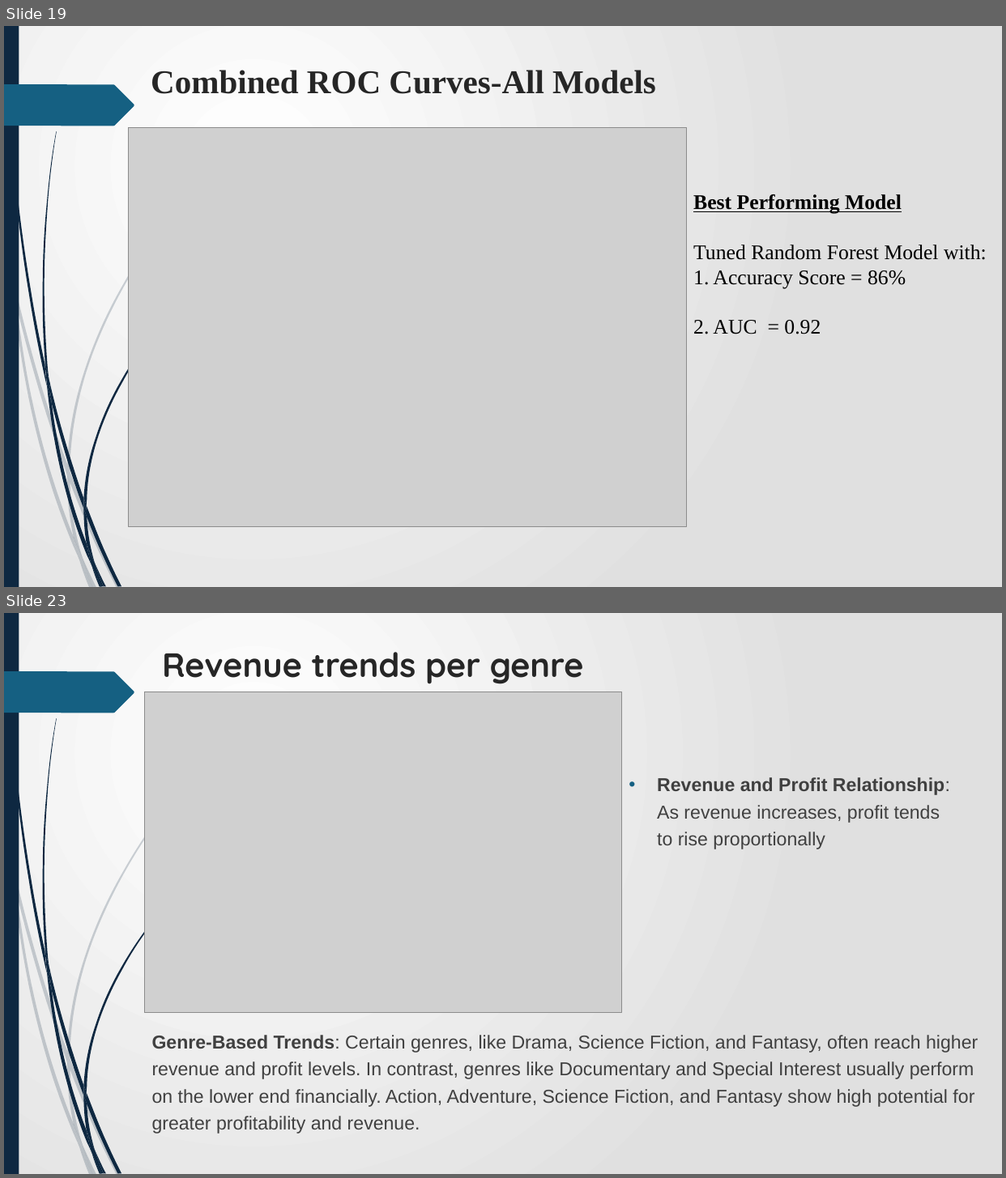
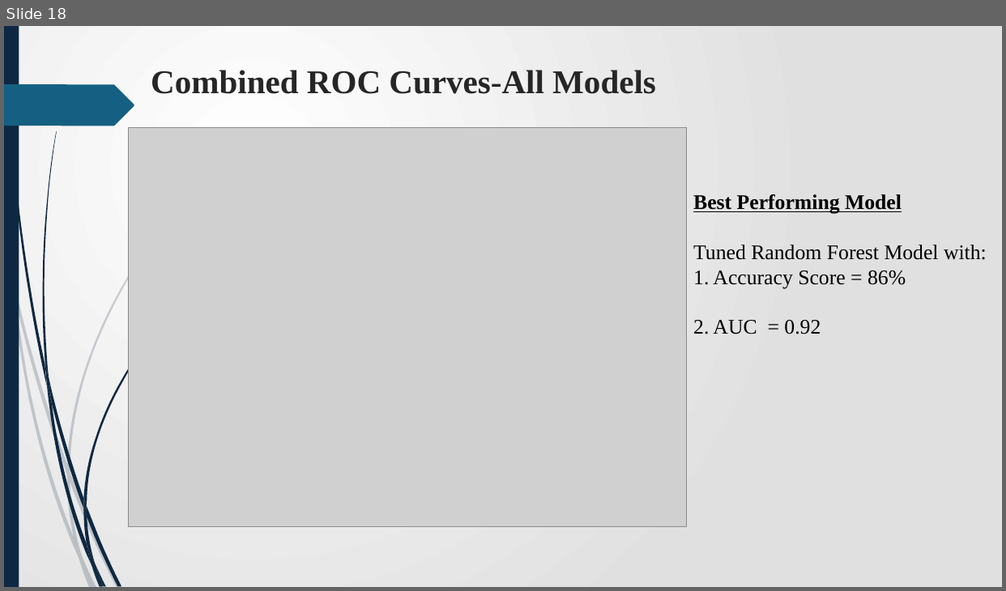
Before and after one commit to James-tech4/JAMES-PHASE-3-DSPT-8-PROJECT, a slide deck: Presentation.pptx. Shown one above the other, each under a label of ours: slides 19 and 23 before the commit, slide 18 after it; the slides between them are not shown. The pictures are 1006x1178 and 1006x591 pixels, drawn with LibreOffice and Linux fonts; fonts in the diff are those of the drawing; grey boxes stand for pictures. Boxes give left, top, right and bottom in pixels: in the first picture for what was removed or moved away, otherwise in the second. Text is boxed around its words. In the diff, an @@ line names an element or a change of style, - is before the commit and + after.

```diff
--- a/Presentation.pptx
+++ b/Presentation.pptx
@@ slide 23 removed at [4, 613, 1002, 1174], background gradient #FFFFFF to #E1E1E1; not listed: 24 template elements that a slide beside it also shows @@
@@ title removed at [162, 652, 584, 684] @@
-Revenue trends per genre
@@ picture removed at [144, 692, 621, 1013] @@
@@ text removed at [657, 777, 950, 850] @@
-• Revenue and Profit Relationship: As revenue increases, profit tends to rise proportionally
@@ text removed at [152, 1035, 978, 1134] @@
-Genre-Based Trends: Certain genres, like Drama, Science Fiction, and Fantasy, often reach higher revenue and profit levels. In contrast, genres like Documentary and Special Interest usually perform on the lower end financially. Action, Adventure, Science Fiction, and Fantasy show high potential for greater profitability and revenue.
@@ what was slide 19 is now slide 18 @@
```
Also in this commit, not shown: 4 slides changed, 2 slides added, 14 other slides removed.
